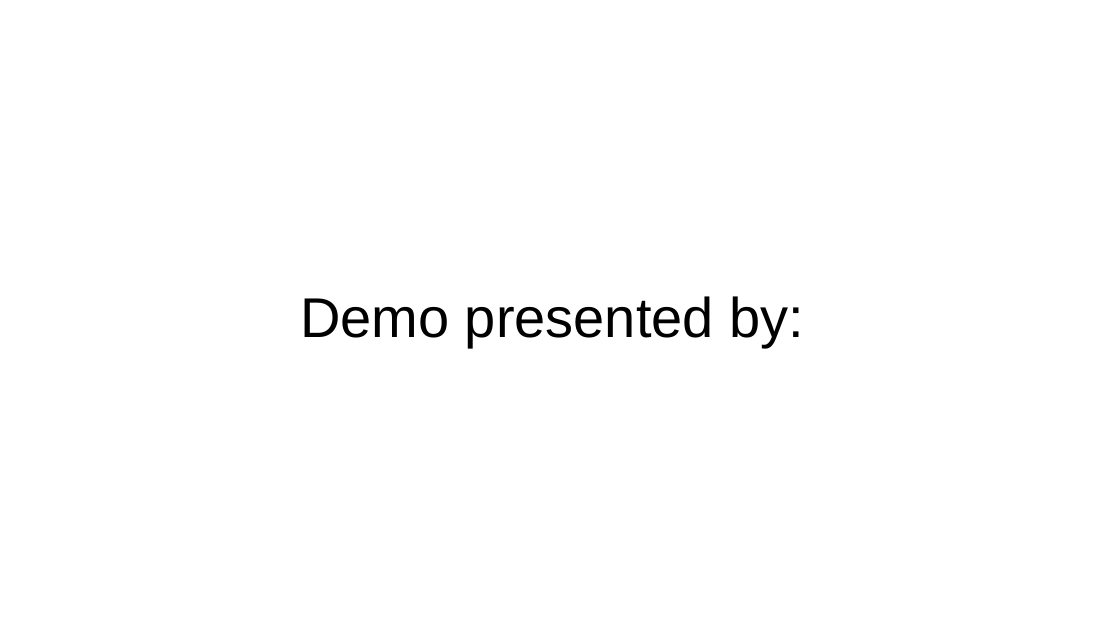
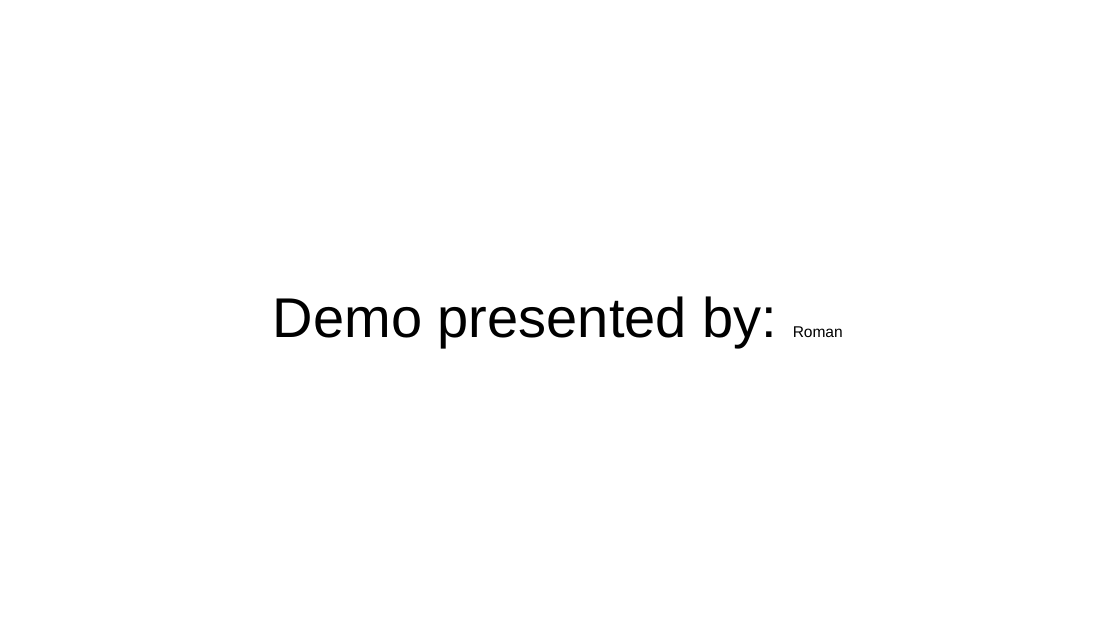
Before and after one commit to clearbusinessinsight/food-and-drink-menu, a slide deck: slide 5 of Project Food and Drink Menu.pptx. Drawn at 1120x630 pixels with LibreOffice and Linux fonts; fonts in the diff are those of the drawing. Boxes give left, top, right and bottom in pixels: in the first picture for what was removed or moved away, otherwise in the second. Text is boxed around its words. In the diff, an @@ line names an element or a change of style, - is before the commit and + after.

```diff
--- a/Project Food and Drink Menu.pptx
+++ b/Project Food and Drink Menu.pptx
@@ title at <box>273,296,843,347</box>: text changed @@
-Demo presented by:
+Demo presented by: Roman
```
Also in this commit, not shown: 5 other slides changed, 1 other file.
